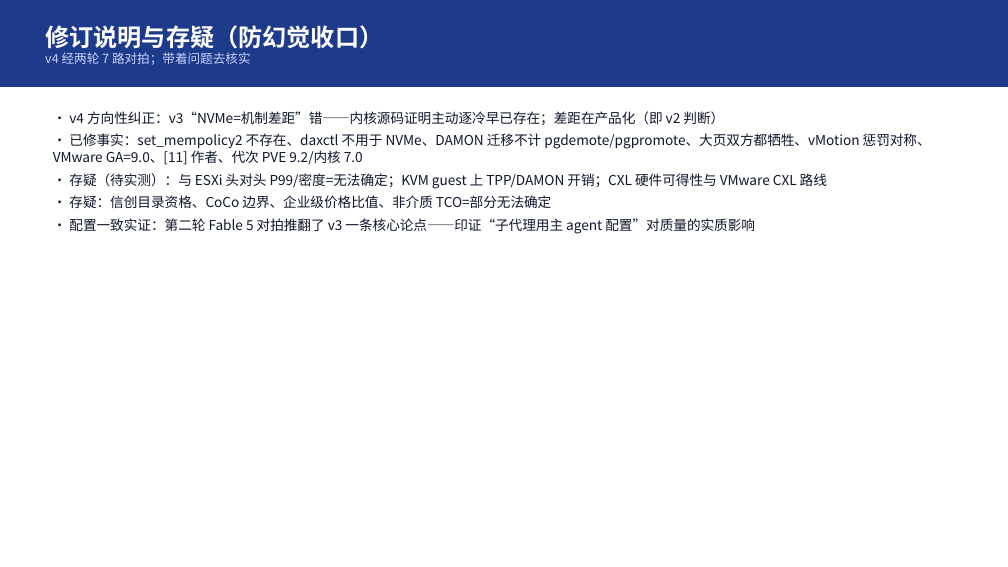
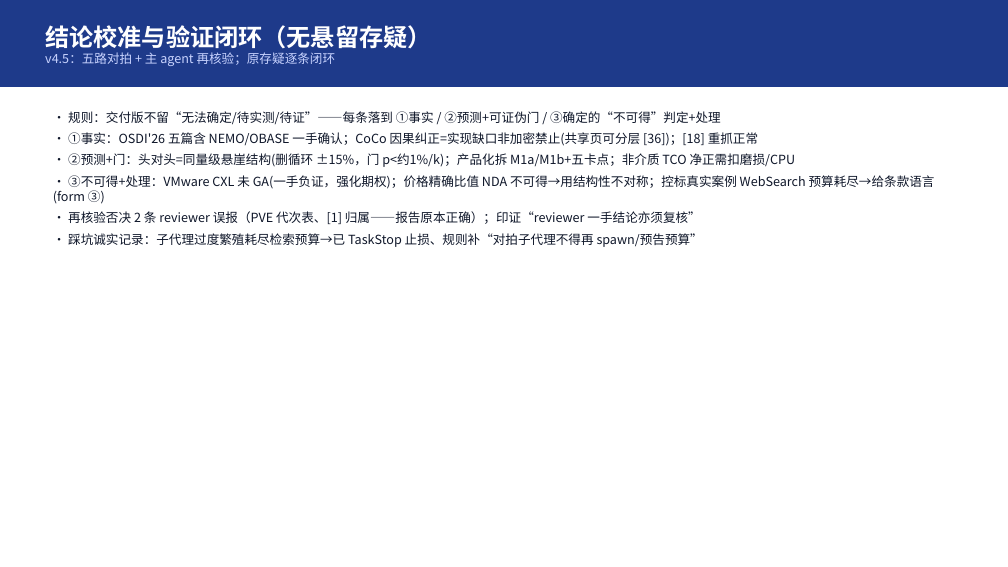
Before and after one commit to turtacn/storm, a slide deck: slide 16 of docs/harness-sop/examples/memory-tiring-p2v/mt-v1.pptx. Drawn at 1008x567 pixels with LibreOffice and Linux fonts; fonts in the diff are those of the drawing. Boxes give left, top, right and bottom in pixels: in the first picture for what was removed or moved away, otherwise in the second. Text is boxed around its words. In the diff, an @@ line names an element or a change of style, - is before the commit and + after.

```diff
--- a/docs/harness-sop/examples/memory-tiring-p2v/mt-v1.pptx
+++ b/docs/harness-sop/examples/memory-tiring-p2v/mt-v1.pptx
@@ text at (x1=45, y1=25, x2=432, y2=66): text changed @@
-修订说明与存疑（防幻觉收口）
-v4 经两轮 7 路对拍；带着问题去核实
+结论校准与验证闭环（无悬留存疑）
+v4.5：五路对拍 + 主 agent 再核验；原存疑逐条闭环
@@ text at (x1=53, y1=111, x2=935, y2=247): text changed; size 13 to 12 pt @@
-• v4 方向性纠正：v3“NVMe=机制差距”错——内核源码证明主动逐冷早已存在；差距在产品化（即 v2 判断）
-• 已修事实：set_mempolicy2 不存在、daxctl 不用于 NVMe、DAMON 迁移不计 pgdemote/pgpromote、大页双方都牺牲、vMotion 惩罚对称、VMware GA=9.0、[11] 作者、代次 PVE 9.2/内核 7.0
-• 存疑（待实测）：与 ESXi 头对头 P99/密度=无法确定；KVM guest 上 TPP/DAMON 开销；CXL 硬件可得性与 VMware CXL 路线
-• 存疑：信创目录资格、CoCo 边界、企业级价格比值、非介质 TCO=部分无法确定
-• 配置一致实证：第二轮 Fable 5 对拍推翻了 v3 一条核心论点——印证“子代理用主 agent 配置”对质量的实质影响
+• 规则：交付版不留“无法确定/待实测/待证”——每条落到 ①事实 / ②预测+可证伪门 / ③确定的“不可得”判定+处理
+• ①事实：OSDI'26 五篇含 NEMO/OBASE 一手确认；CoCo 因果纠正=实现缺口非加密禁止(共享页可分层 [36])；[18] 重抓正常
+• ②预测+门：头对头=同量级悬崖结构(删循环 ±15%，门 p<约1%/k)；产品化拆 M1a/M1b+五卡点；非介质 TCO 净正需扣磨损/CPU
+• ③不可得+处理：VMware CXL 未 GA(一手负证，强化期权)；价格精确比值 NDA 不可得→用结构性不对称；控标真实案例 WebSearch 预算耗尽→给条款语言(form ③)
+• 再核验否决 2 条 reviewer 误报（PVE 代次表、[1] 归属——报告原本正确）；印证“reviewer 一手结论亦须复核”
+• 踩坑诚实记录：子代理过度繁殖耗尽检索预算→已 TaskStop 止损、规则补“对拍子代理不得再 spawn/预告预算”
```
Also in this commit, not shown: 6 other slides changed.
